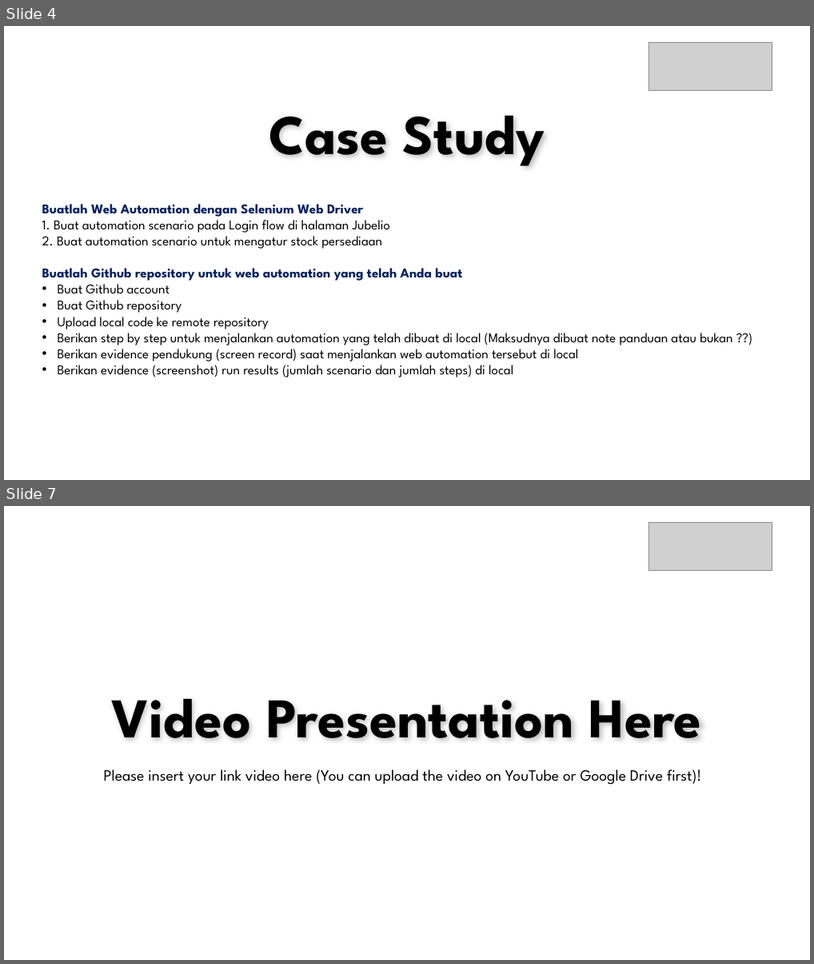
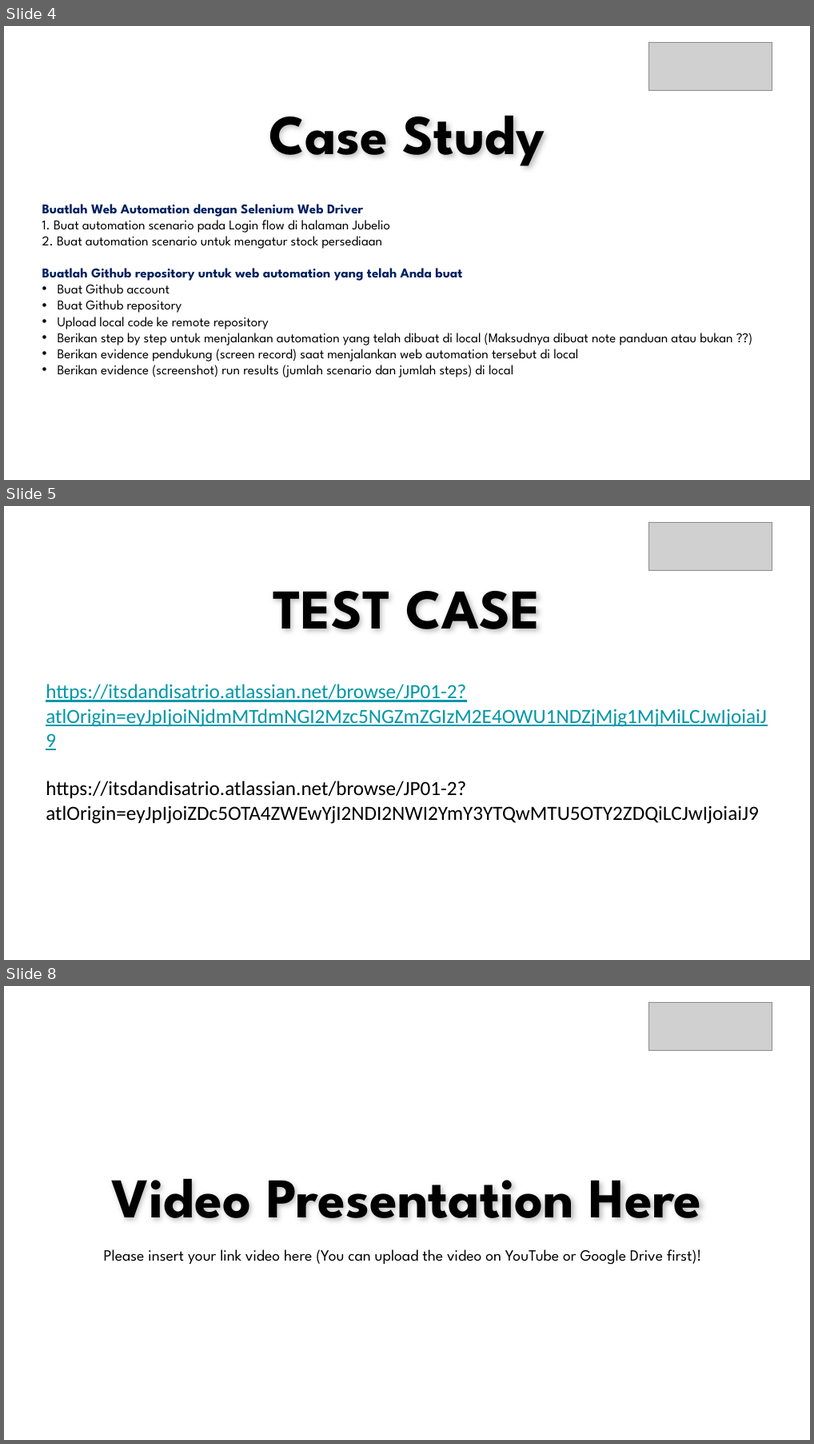
Before and after one commit to dandisatrio/vip_finaltask_jubelio_qa, a slide deck: FinalTask_Jubelio_QA_Bambang Satrio Gandhi.pptx. Shown one above the other, each under a label of ours: slides 4 and 7 before the commit, slides 4, 5 and 8 after it; the slides between them are not shown. The pictures are 814x964 and 814x1444 pixels, drawn with LibreOffice and Linux fonts; fonts in the diff are those of the drawing; grey boxes stand for pictures; background and template pictures are left out. Boxes give left, top, right and bottom in pixels: in the first picture for what was removed or moved away, otherwise in the second. Text is boxed around its words. In the diff, an @@ line names an element or a change of style, - is before the commit and + after.

```diff
--- a/FinalTask_Jubelio_QA_Bambang Satrio Gandhi.pptx
+++ b/FinalTask_Jubelio_QA_Bambang Satrio Gandhi.pptx
@@ slide 5 added at box(4, 506, 810, 960), background picture (left out) @@
@@ picture added at box(649, 522, 773, 570) @@
@@ text added at box(273, 591, 541, 630), 50 pt, text #000000, bold @@
+TEST CASE
@@ text added at box(46, 684, 767, 824), 18 pt, text #0097A7, underline @@
+https://itsdandisatrio.atlassian.net/browse/JP01-2?atlOrigin=eyJpIjoiNjdmMTdmNGI2Mzc5NGZmZGIzM2E4OWU1NDZjMjg1MjMiLCJwIjoiaiJ9
+https://itsdandisatrio.atlassian.net/browse/JP01-2?atlOrigin=eyJpIjoiZDc5OTA4ZWEwYjI2NDI2NWI2YmY3YTQwMTU5OTY2ZDQiLCJwIjoiaiJ9
@@ what was slide 7 is now slide 8 @@
```
Also in this commit, not shown: 3 slides changed, 1 other slide added, 1 slide removed.
